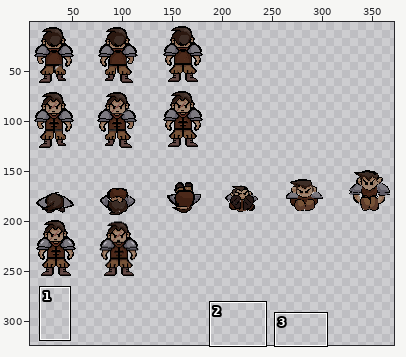
Sprite sheet -- Assets/textures/normy.png. Above: a wide view before the commit, with the close-up outlined.
Close-up. Before the commit:
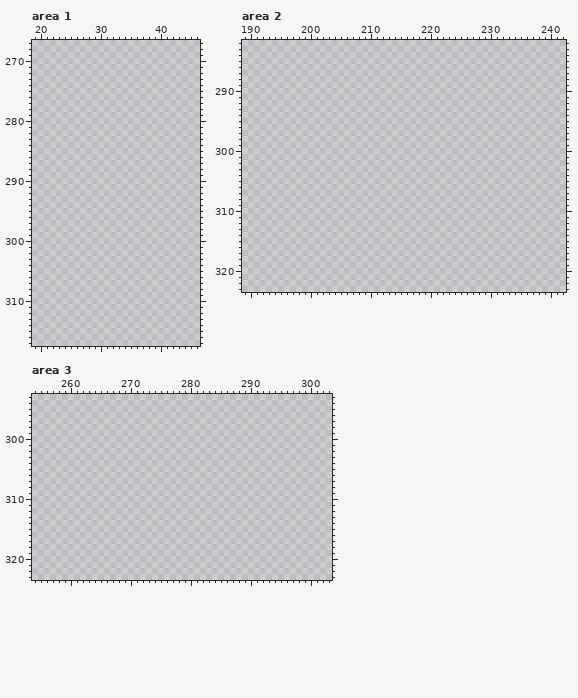
The file is 384x384 pixels. Pixels under 10% opacity are left out. Colours within 5 levels of each other are drawn and written as one. Shown: area 1: x 19..46, y 267..317; area 2: x 189..242, y 282..323; area 3: x 254..303, y 293..323. The wide view leaves out empty margins. The commit also changed other parts of the picture, which this record leaves out.
Once edited:
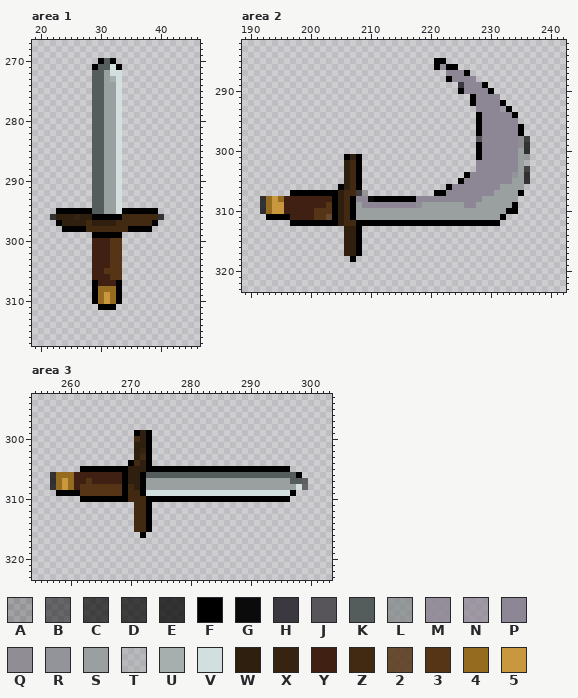
Palette (. is transparent): A #00000037  B #00000080  C #000000ab  D #000000b3  E #000000bf  F #000000  G #0b0b0b  H #3b393f  J #57555a  K #555c5c  L #828787bf  M #8c8594dc  N #8d8693b9  P #8d8694  Q #918d95  R #93939a  S #9aa0a0  T #9ca0a074  U #a7aeae  V #d1dfdf  W #2f1f0f  X #372311  Y #3f2013  Z #412912  2 #563516d8  3 #563516  4 #956b20  5 #c9973e
Diff:
Changed rows in their new state; - is an unchanged pixel.
Area 1:
first column x 22:
270 --------FKF--------
271 -------FKKVF-------
272 -------KKSVV-------
273 -------KKSUV-------
274 -------KKSSV-------
275 -------KKSSV-------
276 -------KKSSV-------
277 -------KKSSV-------
278 -------KKSSV-------
279 -------KKSSV-------
280 -------KKSSV-------
281 -------KKSSV-------
282 -------KKSSV-------
283 -------KKSSV-------
284 -------KKSSV-------
285 -------KKSSV-------
286 -------KKSSV-------
287 -------KKSSV-------
288 -------KKSSV-------
289 -------KKSSV-------
290 -------KKSSV-------
291 -------KKSSV-------
292 -------KKSSV-------
293 -------KKSSV-------
294 -------KKSSV-------
295 -FFFFFFKKSSVFFFFFF-
296 EWWWXWWFFFFFZZZZZZE
297 -FWWWWZWWWWZZZZZZF-
298 --FFFFZZZZZZZFFFF--
299 -------FFFFF-------
300 -------YYY33-------
301 -------YYY33-------
302 -------YYY33-------
303 -------YYY33-------
304 -------YYY33-------
305 -------YY333-------
306 -------YYY33-------
307 -------FYYYF-------
308 -------F444F-------
309 -------F454F-------
310 -------F454F-------
311 --------FFF--------
Area 2:
first column x 192:
285 -----------------------------FF--------------
286 -----------------------------FMFF------------
287 -------------------------------PPPF----------
288 -------------------------------FPPPP---------
289 ---------------------------------HPPPF-------
290 ---------------------------------FPPPPF------
291 -----------------------------------FPPPP-----
292 -----------------------------------FPPPPF----
293 ------------------------------------PPPPNF---
294 ------------------------------------FPPPPPF--
295 ------------------------------------FPPPPPP--
296 ------------------------------------FPPPPPPF-
297 ------------------------------------FPPPPPPF-
298 ------------------------------------JPPPPPPQC
299 ------------------------------------FPPPPPPQE
300 ------------------------------------FPPPPPPSE
301 --------------FWF-------------------FPPPPPPSL
302 --------------WZF-------------------PPPPPPPST
303 --------------WZF-------------------PPPPPPPSC
304 --------------WZF-----------------FPPPPPPPRSE
305 --------------WZF----------------FPPPPPPPPSSE
306 -------------FWZF--------------FPPPPPPPPSSSS-
307 -----FFFFFFFFWZZDA-----------FFPPPPPPPPSSSSF-
308 E454YYYYYYYYFWZFPPGFFFFFFFPPPPPPPPPPPSSSSSS--
309 E455YYYYYYY3FWZFSPPPPPPPPPQSSSSSSSPPSSSSSSF--
310 E455YYYYY333FWZFSSSSSSSSSSSSSSSSSSSSSSSSSFF--
311 -FFFFYYYY332FWZFSSSSSSSSSSSSSSSSSSSSSSSSF----
312 -----FFFFFFFFWZZFFFFFFFFFFFFFFFFFFFFFFFF-----
313 --------------WWF----------------------------
314 --------------WWF----------------------------
315 --------------WWF----------------------------
316 --------------WWF----------------------------
317 --------------WWF----------------------------
318 ---------------F-----------------------------
Area 3:
first column x 257:
299 --------------FWF--------------------------
300 --------------ZWF--------------------------
301 --------------WWF--------------------------
302 --------------WXF--------------------------
303 --------------WZF--------------------------
304 -------------FZWF--------------------------
305 -----FFFFFFFFWWWFFFFFFFFFFFFFFFFFFFFFFFF---
306 E444YYYYYYYYFWWFKKKKKKKKKKKKKKKKKKKKKKKKKF-
307 E454YY3YYYYYFWWFSSSSSSSSSSSSSSSSSSSSSSSSKKB
308 E454Y3333333FZWFSSSSSSSSSSSSSSSSSSSSSSSSSVB
309 -FFFF3333333FZZFVVVVVVVVVVVVVVVVVVVVVVVVF--
310 -----FFFFFFFFZZZFFFFFFFFFFFFFFFFFFFFFFFF---
311 --------------ZZF--------------------------
312 --------------ZZF--------------------------
313 --------------ZZF--------------------------
314 --------------ZZF--------------------------
315 --------------ZZF--------------------------
316 ---------------F---------------------------
Where, in picture pixels (left, top, right, bottom), the same in both close-ups:
added: (50, 58, 164, 310)
added: (260, 58, 530, 262)
added: (50, 430, 308, 538)
